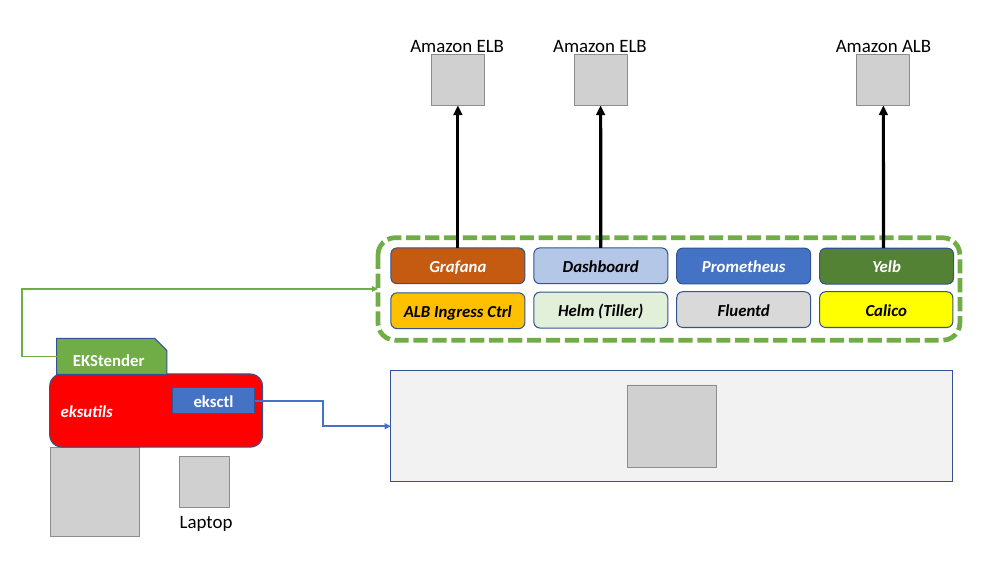
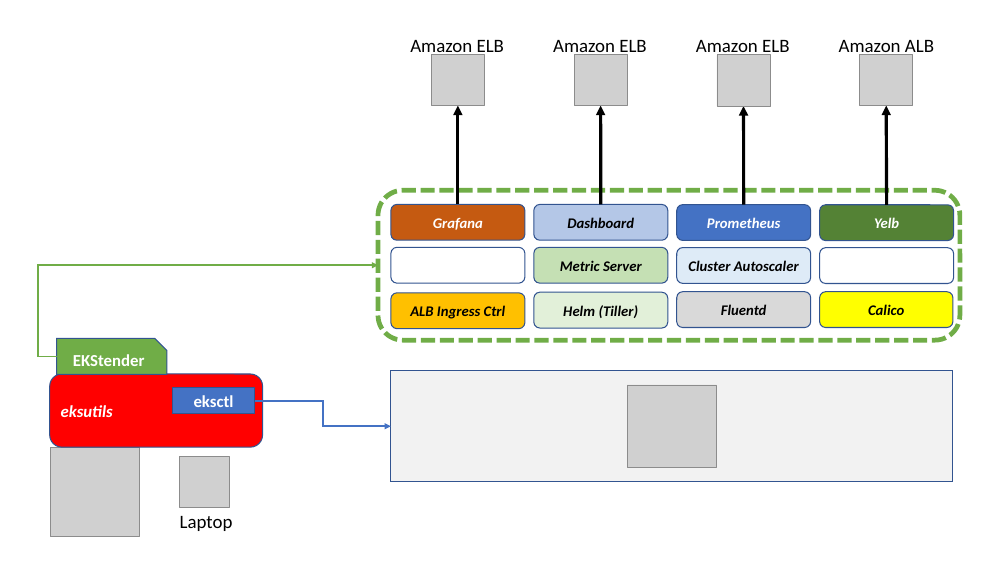
Before and after one commit to mreferre/ekstender, a slide deck: slide 1 of ekstender.pptx. Drawn at 1008x567 pixels with LibreOffice and Linux fonts; fonts in the diff are those of the drawing; grey boxes stand for pictures. Boxes give left, top, right and bottom in pixels: in the first picture for what was removed or moved away, otherwise in the second. Text is boxed around its words. In the diff, an @@ line names an element or a change of style, - is before the commit and + after.

Commit message:
Tweaked the main script and added metric server (for HPA) as well as CA. Also added the experimental cleaner script

```diff
--- a/ekstender.pptx
+++ b/ekstender.pptx
@@ text added at bbox=[696, 40, 789, 58], 18 pt, text #000000 @@
+Amazon ELB
@@ picture added at bbox=[717, 55, 770, 107] @@
@@ arrow moved from (458, 248) - (458, 106) to (458, 204) - (458, 106) @@
@@ arrow moved from (601, 248) - (601, 106) to (601, 204) - (601, 106) @@
@@ arrow added from (744, 205) to (744, 106), #000000 3 pt @@
@@ arrow moved from (884, 248) - (884, 106) to (887, 205) - (886, 106) @@
@@ rounded rectangle: place and size @@
-rounded rectangle at bbox=[378, 237, 960, 340]
+rounded rectangle at bbox=[378, 191, 960, 340]
@@ size 16 to 14 pt in 8 elements at bbox=[820, 292, 953, 327], bbox=[677, 292, 811, 327], bbox=[391, 293, 525, 328], bbox=[534, 293, 668, 328], bbox=[677, 205, 811, 240], bbox=[820, 205, 954, 240], bbox=[534, 204, 668, 240], bbox=[391, 204, 525, 240] @@
@@ 4 rounded rectangles: place and size @@
-4 rounded rectangles at bbox=[391, 248, 954, 284]
+4 rounded rectangles at bbox=[391, 204, 954, 240]
@@ elbow arrow moved from (57, 356) - (378, 289) to (57, 356) - (378, 265) @@
@@ rounded rectangle added at bbox=[391, 247, 525, 283], outline #325491 1 pt @@
@@ rounded rectangle added at bbox=[534, 247, 668, 283], fill #C5E0B4, outline #325491 1 pt, 14 pt, text #000000, bold, italic @@
+Metric Server
@@ rounded rectangle added at bbox=[677, 247, 811, 283], fill #DEEBF7, outline #325491 1 pt, 14 pt, text #000000, bold, italic @@
+Cluster Autoscaler
@@ rounded rectangle added at bbox=[820, 248, 954, 284], outline #325491 1 pt @@
```
Also in this commit, not shown: 7 other files.
